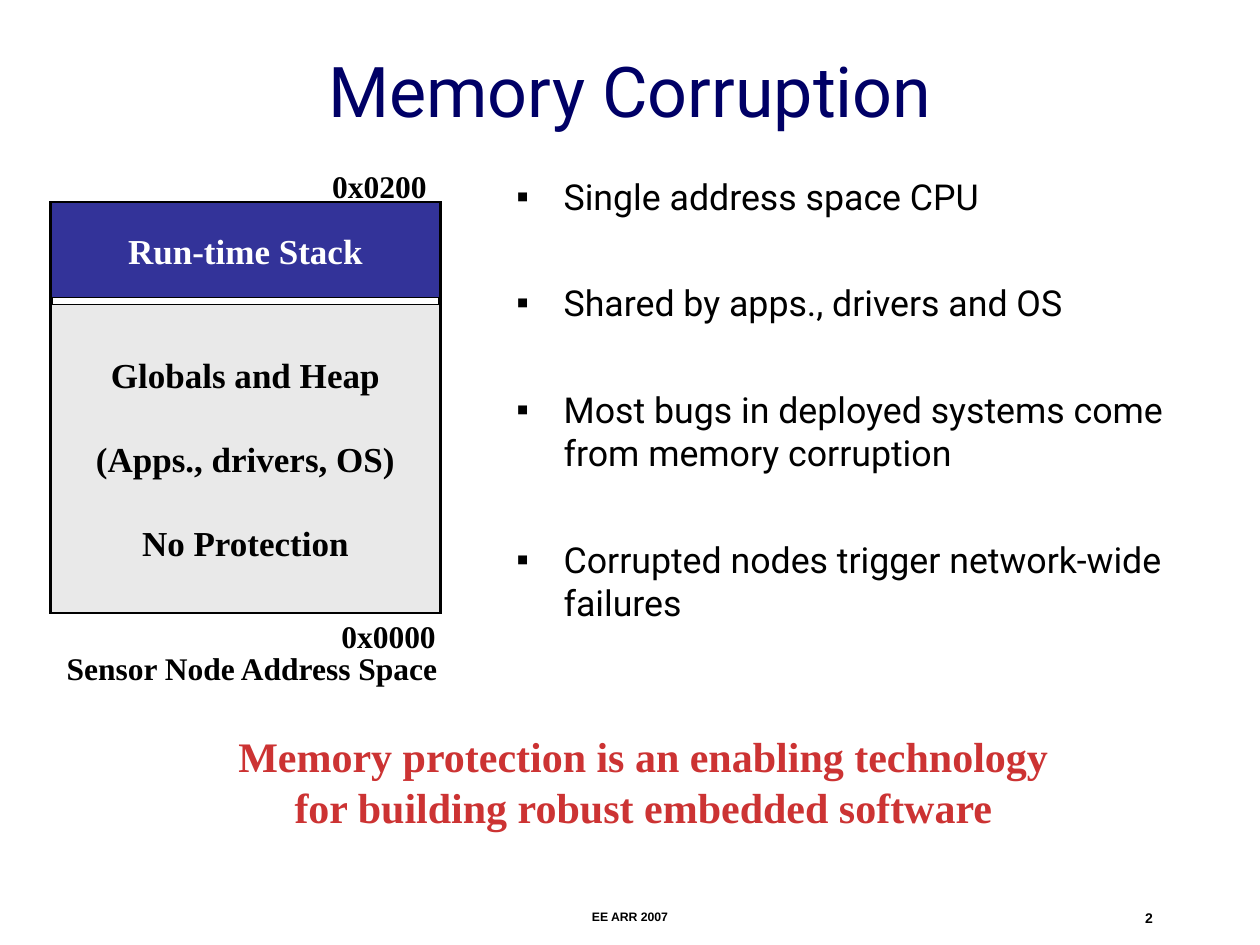
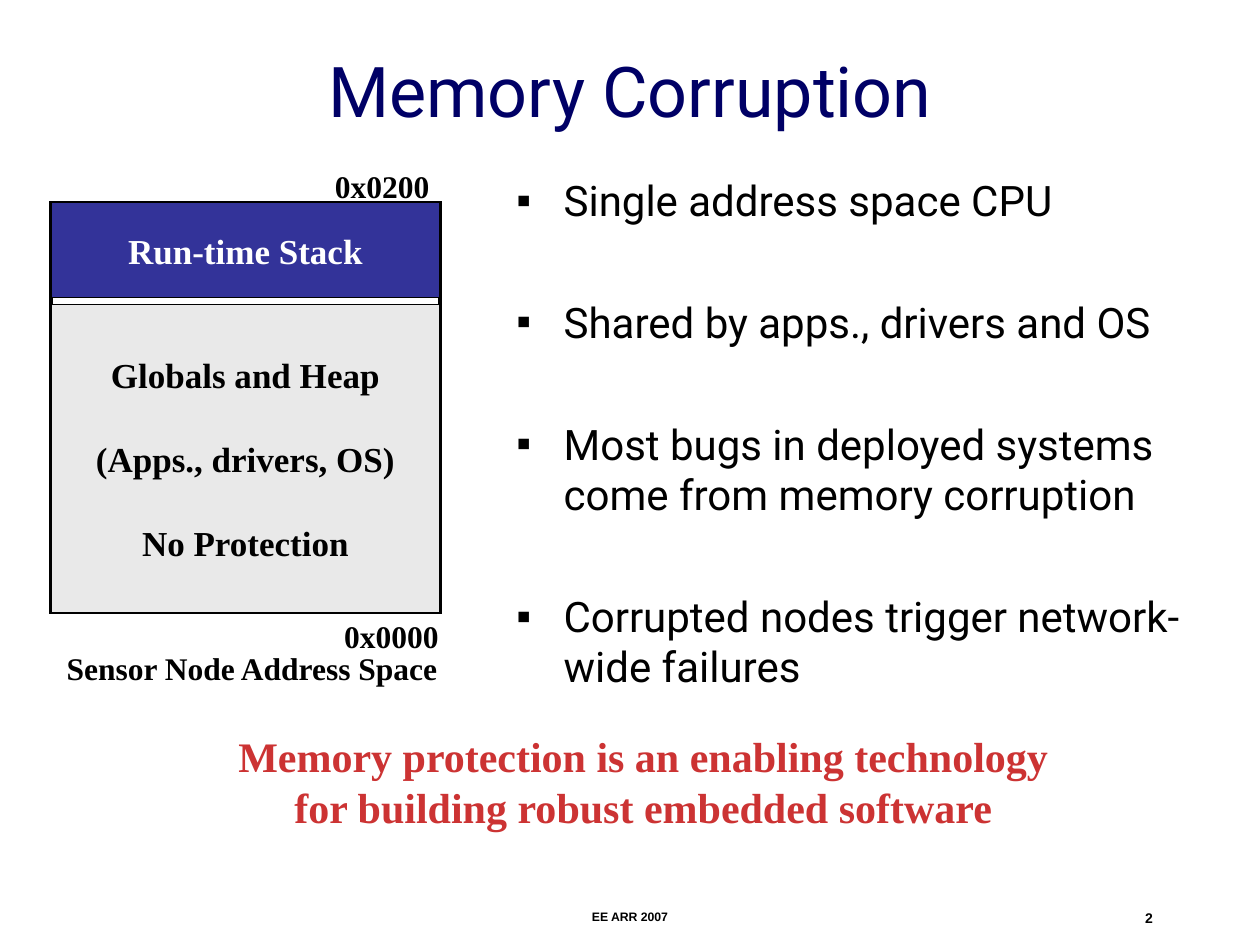
Before and after one commit to nesl/umpu, a slide deck: slide 2 of docs/ee-arr-2007/ee-arr.ppt. Drawn at 1260x945 pixels with LibreOffice and Linux fonts; fonts in the diff are those of the drawing. Boxes give left, top, right and bottom in pixels: in the first picture for what was removed or moved away, otherwise in the second. Text is boxed around its words. In the diff, an @@ line names an element or a change of style, - is before the commit and + after.

```diff
--- a/docs/ee-arr-2007/ee-arr.ppt
+++ b/docs/ee-arr-2007/ee-arr.ppt
@@ text "Single address space CPU" at (564,184,1179,683): size 20.4 to 24 pt @@
```
Also in this commit, not shown: 20 other slides changed, 2 other files.
